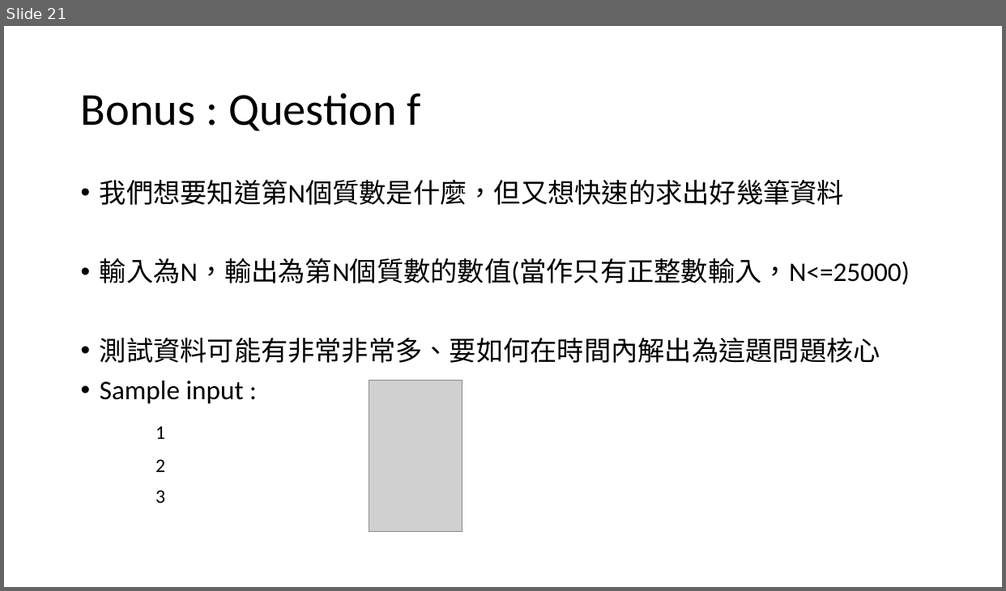
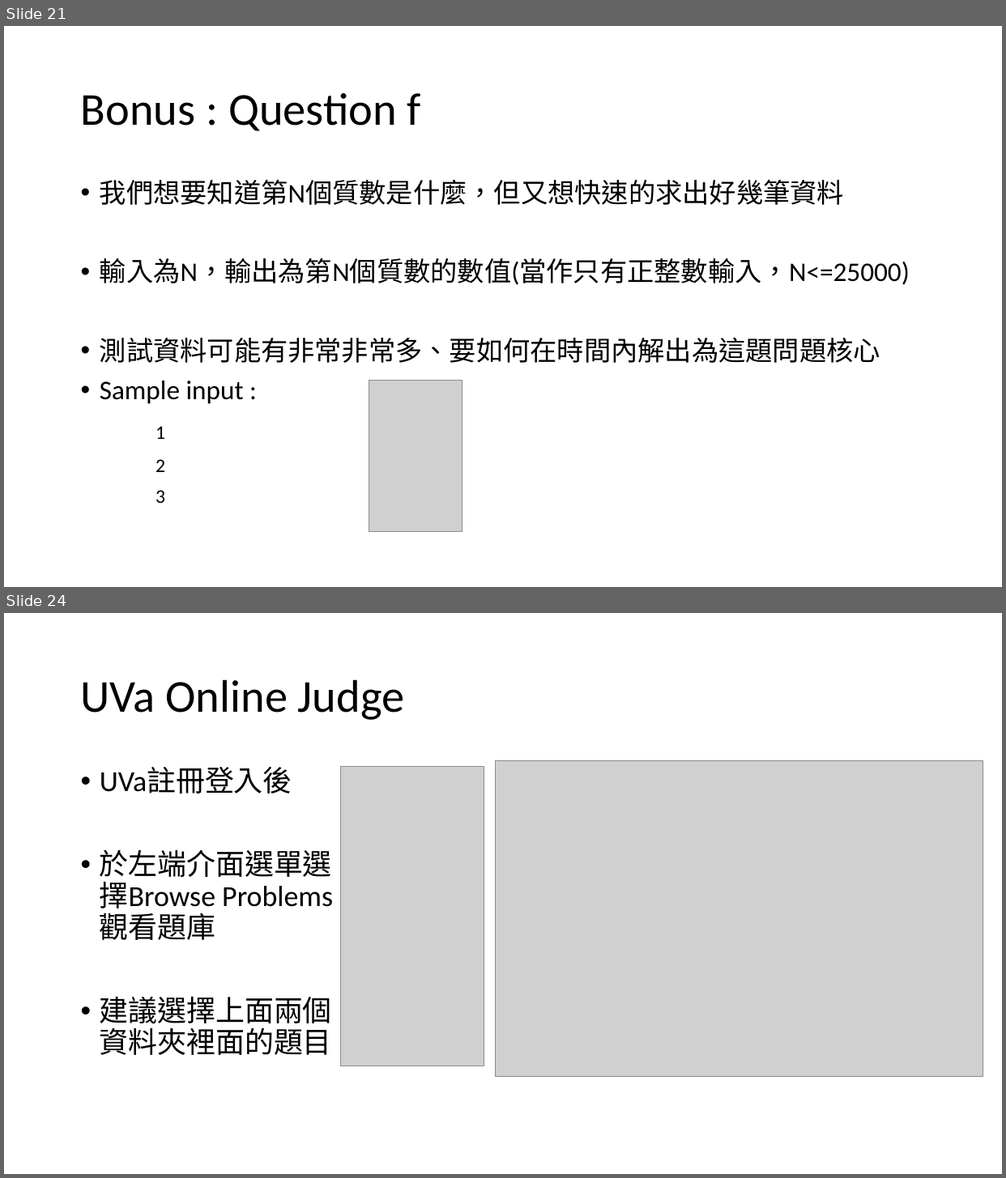
Before and after one commit to TheLurkingCat/Introduction-to-Computers-and-Programming, a slide deck: hw5/hw5.pptx. Shown one above the other, each under a label of ours: slide 21 before the commit, slides 21 and 24 after it; the slides between them are not shown. The pictures are 1006x591 and 1006x1178 pixels, drawn with LibreOffice and Linux fonts; fonts in the diff are those of the drawing; grey boxes stand for pictures. Boxes give left, top, right and bottom in pixels: in the first picture for what was removed or moved away, otherwise in the second. Text is boxed around its words. In the diff, an @@ line names an element or a change of style, - is before the commit and + after.

```diff
--- a/hw5/hw5.pptx
+++ b/hw5/hw5.pptx
@@ slide 24 added at (x1=4, y1=613, x2=1002, y2=1174), background #FFFFFF @@
@@ title added at (x1=81, y1=679, x2=404, y2=720), 44 pt, text #000000 @@
+UVa Online Judge
@@ text added at (x1=100, y1=767, x2=333, y2=1055), 28 pt, text #000000 @@
+• UVa註冊登入後
+• 於左端介面選單選
+  擇Browse Problems
+  觀看題庫
+• 建議選擇上面兩個
+  資料夾裡面的題目
@@ picture added at (x1=341, y1=766, x2=484, y2=1066) @@
@@ picture added at (x1=495, y1=761, x2=982, y2=1077) @@
```
Also in this commit, not shown: 3 slides changed, 13 other slides added, 3 other files.
